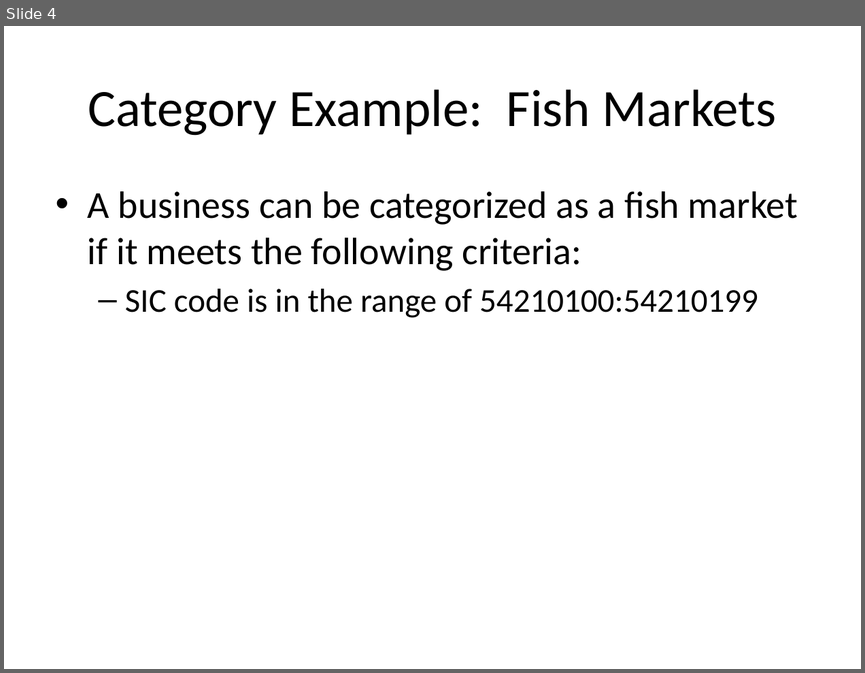
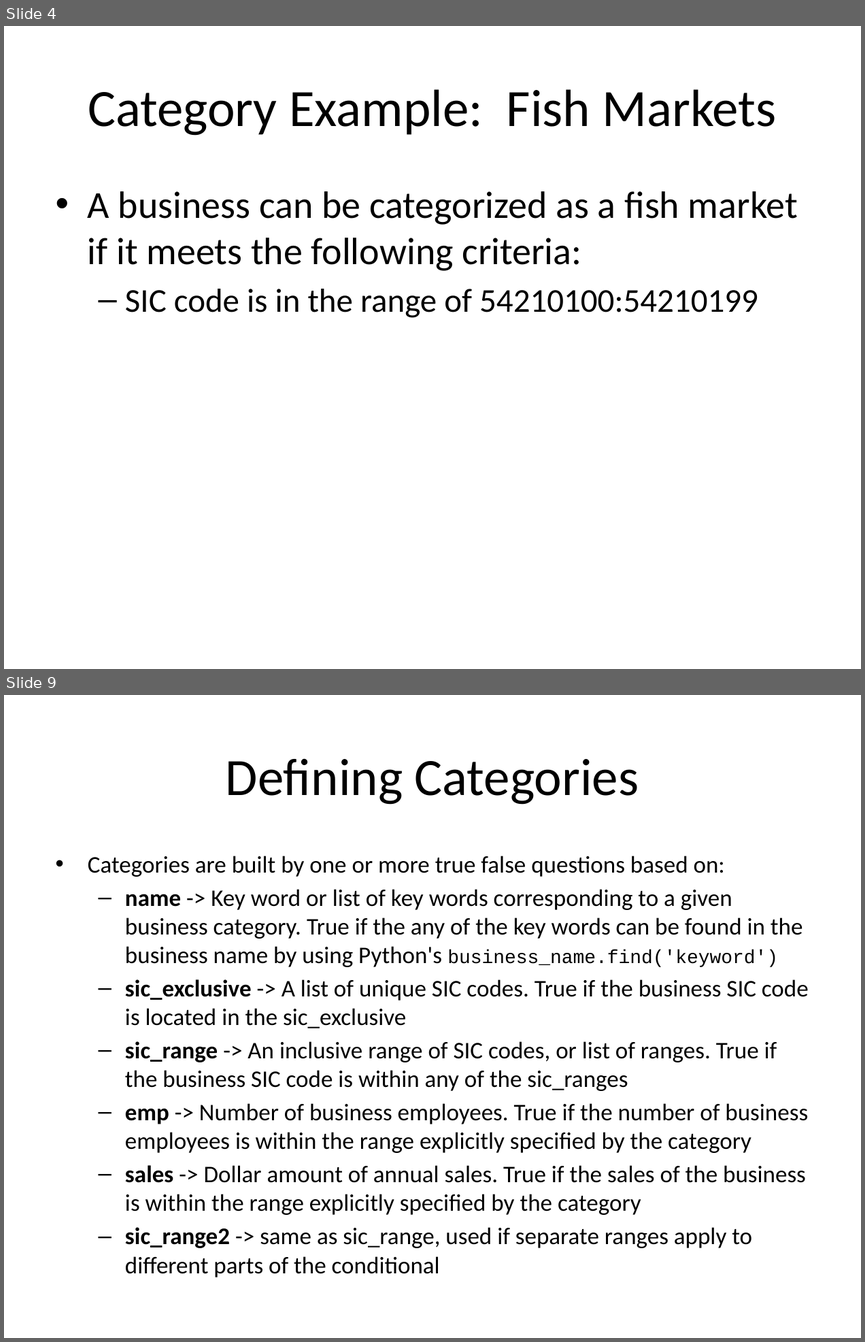
Before and after one commit to RECVD/nets_wrangle, a slide deck: How to Create Your Own NETS Classification Category.pptx. Shown one above the other, each under a label of ours: slide 4 before the commit, slides 4 and 9 after it; the slides between them are not shown. The pictures are 865x673 and 865x1342 pixels, drawn with LibreOffice and Linux fonts; fonts in the diff are those of the drawing. Boxes give left, top, right and bottom in pixels: in the first picture for what was removed or moved away, otherwise in the second. Text is boxed around its words. In the diff, an @@ line names an element or a change of style, - is before the commit and + after.

```diff
--- a/How to Create Your Own NETS Classification Category.pptx
+++ b/How to Create Your Own NETS Classification Category.pptx
@@ slide 9 added at (4, 695, 861, 1338), background #FFFFFF @@
@@ title added at (226, 758, 639, 804), 44 pt, text #000000 @@
+Defining Categories
@@ text added at (88, 855, 808, 1277), 20 pt, text #000000 @@
+• Categories are built by one or more true false questions based on:
+  – name -> Key word or list of key words corresponding to a given business category. True if the any of the key words can be found in the business name by using Python's business_name.find('keyword')
+  – sic_exclusive -> A list of unique SIC codes. True if the business SIC code is located in the sic_exclusive
+  – sic_range -> An inclusive range of SIC codes, or list of ranges. True if the business SIC code is within any of the sic_ranges
+  – emp -> Number of business employees. True if the number of business employees is within the range explicitly specified by the category
+  – sales -> Dollar amount of annual sales. True if the sales of the business is within the range explicitly specified by the category
+  – sic_range2 -> same as sic_range, used if separate ranges apply to different parts of the conditional
```
Also in this commit, not shown: 4 slides changed, 6 other slides added.
